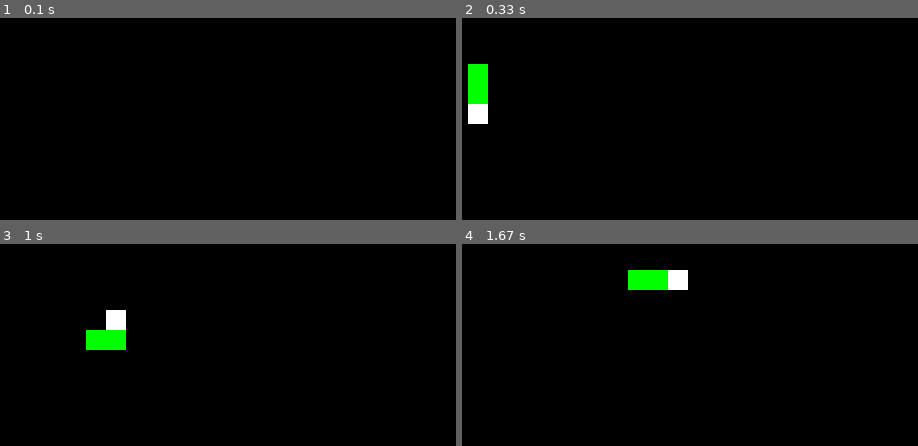
Above: before the commit, frames 1-4 (two rows, left to right).
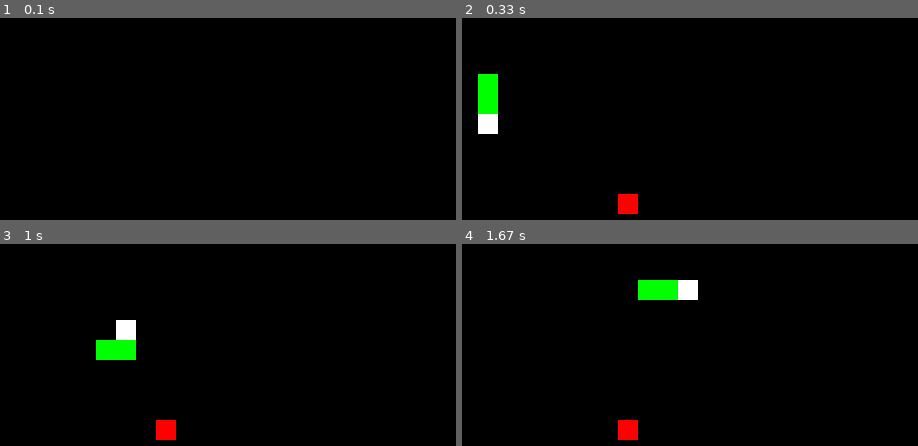
Above: after the commit, the same moments.

Repository: Joseph-Feldmeyer/Pygame
Game: pygame game, started from 1-PygameTry.py
The game is run twice, just before and just after one commit, with the same random seed, the same clock (stepped at 60 frames per second) and the same inputs.
Inputs:
- Up to frame 1 (0.1 s): no input
- Up to frame 2 (0.33 s): no input
- Up to frame 3 (1 s): hold Right 0.33-0.8 s; hold Up from 0.83 s (still down)
- Up to frame 4 (1.67 s): release Up at 1.13 s; hold Right 1.17-1.63 s

Frame 1 is identical in both runs. In frame 2, 2.1% of the frame differs, in the area x 1-39%, y 22-98%; in frame 3, 2.1%; in frame 4, 2.1%.

Commit message:
Add logic for eating the snack, and for dying. Game is complete.

Diff:
--- a/1-PygameTry.py
+++ b/1-PygameTry.py
@@ -1,25 +1,16 @@
 '''
-
 1-PygameTry.py
-
 Let's try to create someting
-
-
 Draft:
-
 - class Snake
 --  def init
 --  def drawSnake
 --  def moveSnake
-
 - class Snack
 --  def init
 --  def drawSnack
-
 def drawWindow
-
 def main
-
 '''
 
 
@@ -54,9 +45,20 @@
 
         next_block = [ self.body[0][0]+direction[0]*cube_width,
                        self.body[0][1]+direction[1]*cube_width ]
+        self.body.insert(0, next_block)
 
-        self.body.insert(0, next_block)
-        self.body.pop()
+        if not snack:
+            self.body.pop()
+
+
+class Snack(object):
+
+    def __init__(self, body):
+        self.body_x, self.body_y = body
+
+    def drawSnack(self, surface):
+        pygame.draw.rect(surface, (255,0,0),
+                         ( self.body_x, self.body_y, cube_width, cube_width) )
 
 
 
@@ -66,13 +68,16 @@
     global s
     surface.fill((0,0,0))
     s.drawSnake(surface)
+    snack.drawSnack(surface)
     pygame.display.update()
+
+
 
 
 ## Create the main function
 
 def main():
-    global screen_width, s
+    global screen_width, s, snack
 
     # Initialize the pygame module
     pygame.init()
@@ -81,7 +86,11 @@
     # Create clock
     clock = pygame.time.Clock()
 
-    s = Snake( [ [50, 50], [70, 50], [90, 50] ] )
+    # Create a snake
+    s = Snake( [ [60, 60], [80, 60], [100, 60] ] )
+    # Create a snack
+    snack = Snack( [200, 200] )
+
 
     # Main loop:
     running = True
@@ -95,6 +104,7 @@
             if event.type == pygame.QUIT:
                 running = False
 
+            # Logic for key presses, and direction change
             keys = pygame.key.get_pressed()
 
             if keys[pygame.K_LEFT]:
@@ -106,10 +116,41 @@
             elif keys[pygame.K_DOWN]:
                 s.direction = ( 0, 1)
 
-        s.moveSnake( s.direction )
+
+        # Logic for snack collision
+        if (s.body[0][0]+s.direction[0]*cube_width, s.body[0][1]+s.direction[1]*cube_width) == (snack.body_x, snack.body_y):
+            s.moveSnake( s.direction, snack = True )
+
+            # Find all empty cells:
+            empty_cells = [ [x*cube_width, y*cube_width]
+                            for x in range(screen_width//cube_width)
+                                for y in range(screen_width//cube_width)  ]
+            for body_part in s.body:
+                index = empty_cells.index(body_part)
+                empty_cells.pop(index)
+
+            # Choose a random empty cell
+            snack_x, snack_y = random.choice(empty_cells)
+            # New snack
+            snack = Snack( [snack_x, snack_y] )
+
+        else:
+            s.moveSnake( s.direction )
+
+        # Logic for lose game:
+        ## Run into body part
+        if s.body[0] in s.body[1:]:
+            running = False
+        ## Run out of screen
+        if s.body[0] not in [ [x*cube_width, y*cube_width]
+                              for x in range(screen_width//cube_width)
+                              for y in range(screen_width//cube_width)  ]:
+            running = False
+
+        drawWindow(background)
 
 
-        drawWindow(background)
+    print("Your score is ", len(s.body))
 
 
 
